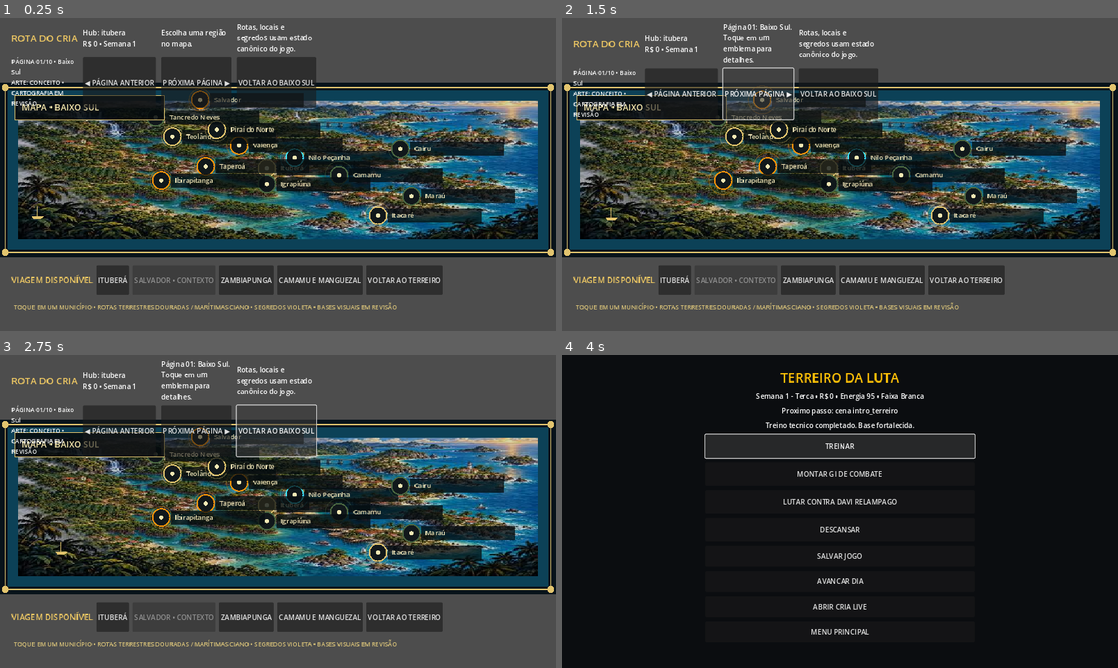
Above: before the commit, frames 1-4 (two rows, left to right).
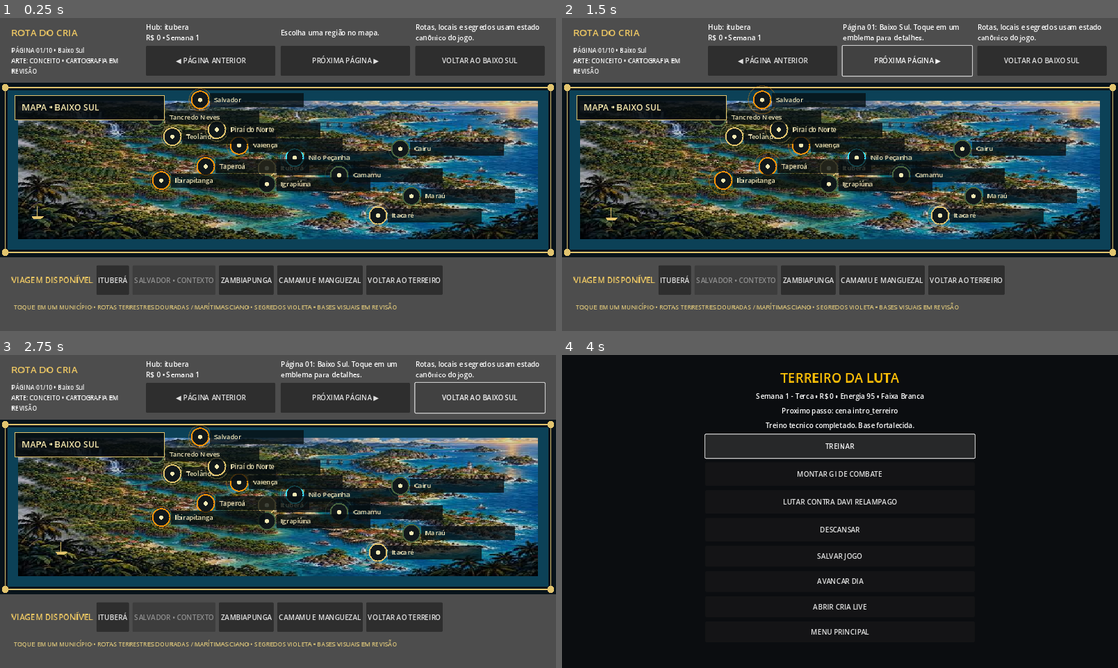
Above: after the commit, the same moments.

Repository: ringuemkt-rgb/cria-do-tatame
Game: Godot game, scene res://scenes/world/WorldMapScreen.tscn
The game is run twice, just before and just after one commit, with the same random seed, the same clock (stepped at 60 frames per second) and the same inputs. This scene is started directly instead of the project's main scene.
Inputs:
- Up to frame 1 (0.25 s): no input
- Up to frame 2 (1.5 s): click "◀ PÁGINA ANTERIOR" at 0.5 s; click "PRÓXIMA PÁGINA ▶" at 1.25 s
- Up to frame 3 (2.75 s): click "VOLTAR AO BAIXO SUL" at 2 s
- Up to frame 4 (4 s): click "ITUBERÁ" at 2.75 s; click "TREINAR" at 3.5 s

The runs differ from the first frame. In frame 1, 9.7% of the frame differs, in the area x 2-98%, y 1-29%; in frame 2, 9.1%; in frame 3, 9.1%; in frame 4, nothing differs.

Commit message:
fix(map): keep atlas controls within responsive HUD bands

Diff:
--- a/scenes/world/WorldMapScreen.tscn
+++ b/scenes/world/WorldMapScreen.tscn
@@ -47,21 +47,25 @@
 
 [node name="Title" type="Label" parent="HUD/LeftPanel"]
 layout_mode = 2
+size_flags_horizontal = 3
 text = "ROTA DO CRIA"
 theme_override_colors/font_color = Color(0.94, 0.79, 0.39, 1)
 theme_override_font_sizes/font_size = 22
 
 [node name="Status" type="Label" parent="HUD/LeftPanel"]
 layout_mode = 2
+size_flags_horizontal = 3
 text = "Hub atual"
 
 [node name="Message" type="Label" parent="HUD/LeftPanel"]
 layout_mode = 2
+size_flags_horizontal = 3
 autowrap_mode = 2
 text = "Escolha uma região no mapa."
 
 [node name="Detail" type="Label" parent="HUD/LeftPanel"]
 layout_mode = 2
+size_flags_horizontal = 3
 autowrap_mode = 2
 text = "Rotas, locais e segredos usam estado canônico do jogo."
 
--- a/tests/world_atlas_navigation_smoke.gd
+++ b/tests/world_atlas_navigation_smoke.gd
@@ -20,8 +20,9 @@
 		_finish()
 		return
 	var screen: Control = scene.instantiate()
+	root.size = Vector2i(1280, 720)
 	root.add_child(screen)
-	screen.size = Vector2(1280.0, 720.0)
+	await process_frame
 	await process_frame
 	var layer: Control = screen.get_node("WorldMapLifeLayer")
 	var left: Control = screen.get_node("HUD/LeftPanel")
@@ -35,8 +36,26 @@
 	_check(str(names[0]) == "01" and str(names[9]) == "10", "page ordering remains stable")
 	_check(str(layer.call("get_page_name", "02")) == "Ituberá", "Ituberá page correctly labeled")
 	_check(str(layer.call("get_page_name", "03")) == "Nilo Peçanha", "Nilo Peçanha page correctly labeled")
-	_check(right.position.x < 1280.0 and right.position.x > 650.0, "travel buttons are onscreen at 1280 width")
-	_check(left.size.x > 250.0 and right.size.x > 250.0, "touch HUD panels have readable widths")
+	var canvas_rect := layer.get_global_rect()
+	var top_rect := left.get_global_rect()
+	var travel_rect := right.get_global_rect()
+	_check(canvas_rect.position.y >= top_rect.end.y, "atlas begins below top controls")
+	_check(canvas_rect.end.y <= travel_rect.position.y, "atlas ends above travel controls")
+	_check(canvas_rect.size.x >= 1200.0 and canvas_rect.size.y >= 380.0, "atlas canvas has touch-readable bounds")
+	_check(left.size.x >= 1100.0 and right.size.x >= 1100.0, "controls use full responsive width")
+	var touch_buttons: Array = [
+		screen.get_node("HUD/LeftPanel/PreviousPage"),
+		screen.get_node("HUD/LeftPanel/NextPage"),
+		screen.get_node("HUD/LeftPanel/Regional"),
+		screen.get_node("HUD/RightPanel/Itubera"),
+		screen.get_node("HUD/RightPanel/Salvador"),
+		screen.get_node("HUD/RightPanel/Zambiapunga"),
+		screen.get_node("HUD/RightPanel/Camamu"),
+		screen.get_node("HUD/RightPanel/Back")
+	]
+	for button in touch_buttons:
+		_check(button.get_global_rect().size.y >= 40.0, "touch button height: " + button.name)
+		_check(not button.get_global_rect().intersects(canvas_rect), "touch button does not cover atlas: " + button.name)
 	_check(footer.position.y < 720.0, "footer is on the visible screen")
 	_check(former_destination.disabled, "Salvador is visibly not a playable destination")
 	_check(str(former_destination.text).contains("CONTEXTO"), "Salvador marked as story context")
@@ -68,6 +87,19 @@
 	var old_hub := str(world_map.get("current_hub"))
 	screen._on_travel_pressed("salvador")
 	_check(str(world_map.get("current_hub")) == old_hub, "UI must not travel outside the declared playable region")
+	# Resize the viewport itself: an anchored Control overrides manual size writes.
+	for viewport_size in [Vector2i(1280, 720), Vector2i(1600, 720), Vector2i(1280, 800)]:
+		root.size = viewport_size
+		for page_id in names:
+			layer.open_page(str(page_id))
+			await process_frame
+			await process_frame
+			var current_canvas := layer.get_global_rect()
+			_check(current_canvas.position.y >= left.get_global_rect().end.y, "top controls clear atlas: %s %s" % [viewport_size, page_id])
+			_check(current_canvas.end.y <= right.get_global_rect().position.y, "bottom controls clear atlas: %s %s" % [viewport_size, page_id])
+			for button in touch_buttons:
+				_check(screen.get_global_rect().encloses(button.get_global_rect()), "button stays onscreen: %s %s" % [viewport_size, button.name])
+				_check(not button.get_global_rect().intersects(current_canvas), "button clears atlas: %s %s" % [viewport_size, button.name])
 	screen.queue_free()
 	await process_frame
 	_finish()
Not shown, changed: .github/workflows/world-atlas-navigation-v1.yml
Not shown, changed: docs/gameplay/BAIXO_SUL_ATLAS_NAVIGATION_V1.md
